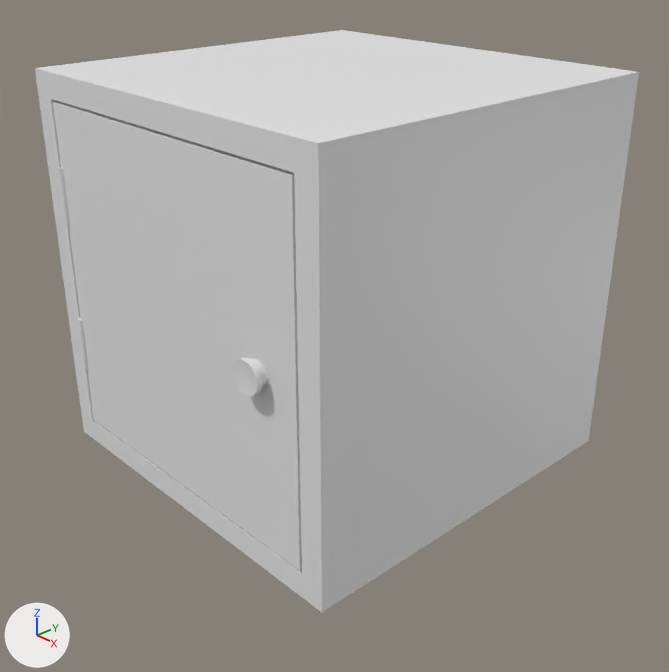
One commit to the Blender file Content/Items/Meshes/Container/Container.blend: the scene before it, then after it.
Rendered twice from a 50 mm camera at (0.569, -0.529, 0.478) aimed at (0.05, -0.045, 0.14). Arrows for +X, +Y and +Z are at lower left; the lights stay in place. Materials are left out; every surface is plain grey.

In view in the first picture: 'Container'.
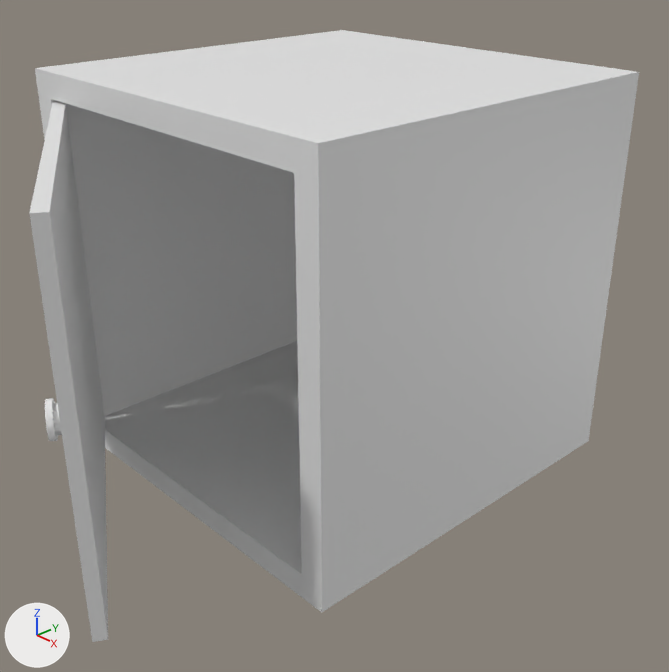
What the commit changed:
me_container has 168 vertices, 122 faces and spans x -0.024..0.324, y -0.011..0.348, z -0.175..0.174.
me_container is used by ob_container; location (-0.15, -0.174, 0.175).
me_container part 1: the loose piece of 8 vertices spanning x 0.0..0.3, y 0.0..0.01, z -0.151..0.15 is turned -29.9 degrees about the z axis through the mesh origin.
me_container part 2: the loose piece of 80 vertices spanning x 0.245..0.273, y -0.011..0.0, z -0.014..0.013 is turned -29.9 degrees about the z axis through the mesh origin.

Pixel boxes (x1, y1, x2, y2) of what changed, in the pictures (669 x 672 px; the box of a moved part takes in the faces that stretch with it):
'Container', reshaped
    before: (35, 30, 639, 612)
    after: (29, 30, 639, 642)
part 1 of me_container, moved or reshaped
    before: (53, 101, 302, 571)
    after: (29, 102, 108, 642)
part 2 of me_container, moved or reshaped
    before: (233, 357, 267, 396)
    after: (45, 398, 62, 441)
